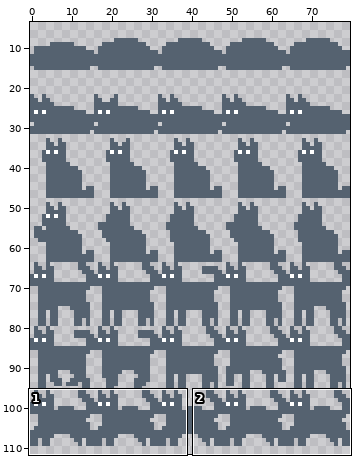
One commit to this sprite sheet: assets/sprites/cat.png. The picture above shows the old version from afar; the outline marks the close-up.
Close-up. First the earlier version:
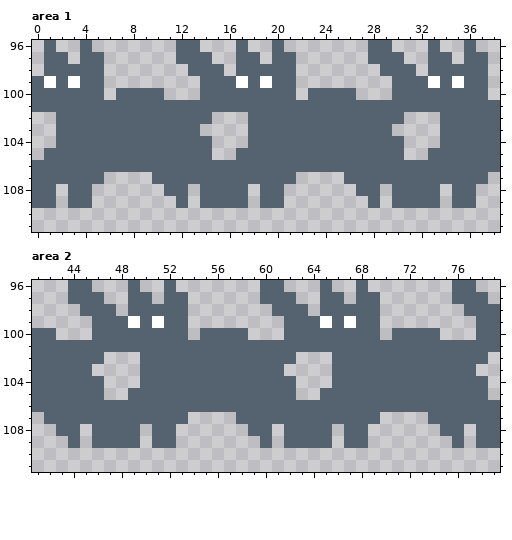
The file is 80x112 pixels. Shown: area 1: x 0..38, y 96..111; area 2: x 41..79, y 96..111. The wide view leaves out empty margins.
The same view after the edit:
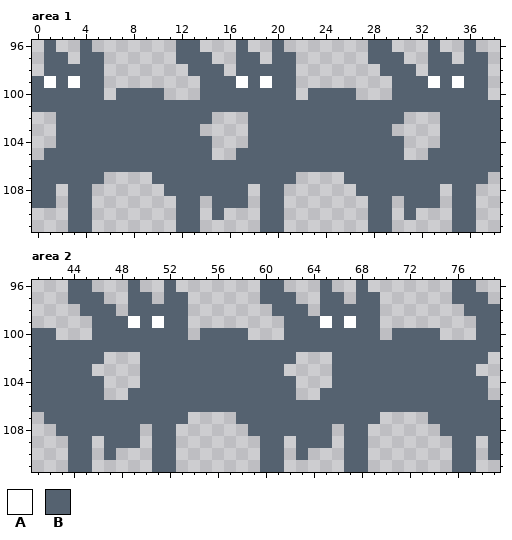
Palette (. is transparent): A #ffffff  B #556270
Commit: jump sprite touches the bottom to better handle collisions
What changed:
--- area 1
@@ x 0..38 @@
 107 BBBBBB....BBBBBBBBBBBB....BBBBBBBBBBBB.
-108 BB.BB......BB.BBBB.BB......BB.BBBB.BB..
-109 BB.BB.......B.BBBB.BB.......B.BBBB.BB..
-110 .......................................
-111 .......................................
+108 BB.BB......BBBBBBB.BB......BBBBBBB.BB..
+109 BB.BB.......BB.BBB.BB.......BB.BBB.BB..
+110 ...BB.......BB.B...BB.......BB.B...BB..
+111 ...BB.......BB.....BB.......BB.....BB..
--- area 2
@@ x 41..79 @@
 107 .BBBBBBBBBBBB....BBBBBBBBBBBB....BBBBBB
-108 ..BB.BBBB.BB......BB.BBBB.BB......BB.BB
-109 ...B.BBBB.BB.......B.BBBB.BB.......B.BB
-110 .......................................
-111 .......................................
+108 ..BBBBBBB.BB......BBBBBBB.BB......BBBBB
+109 ...BB.BBB.BB.......BB.BBB.BB.......BB.B
+110 ...BB.B...BB.......BB.B...BB.......BB.B
+111 ...BB.....BB.......BB.....BB.......BB..
Boxes around the changes in both close-ups, in picture pixels (x1, y1, x2, y2):
changed: (176, 184, 284, 232)
changed: (368, 184, 476, 232)
added: (68, 208, 92, 232)
changed: (68, 424, 176, 472)
changed: (260, 424, 368, 472)
changed: (452, 424, 500, 472)
